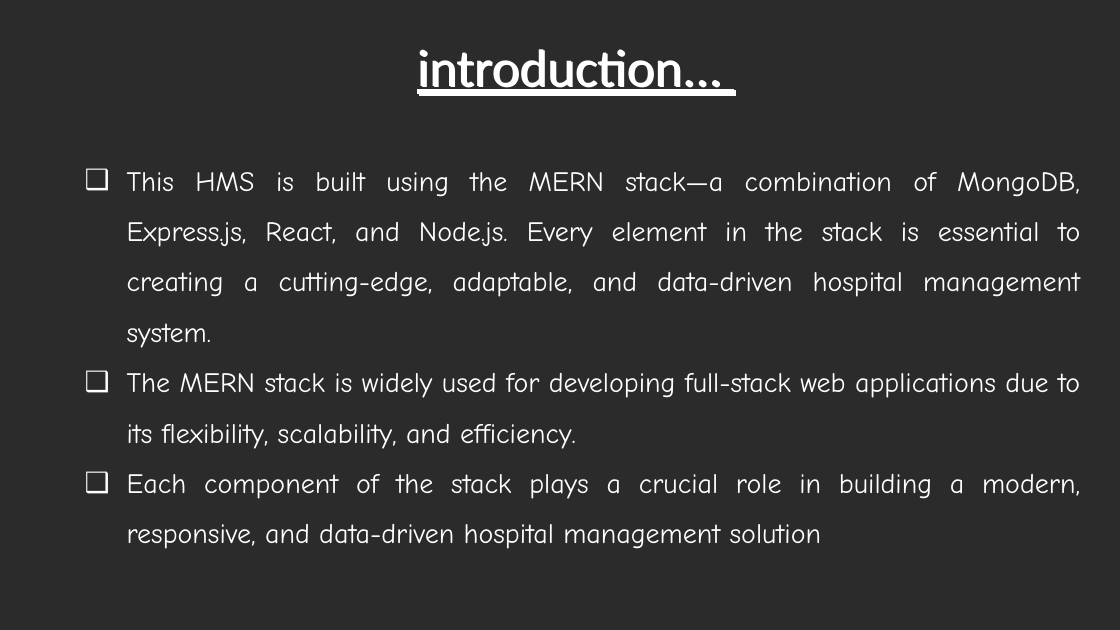
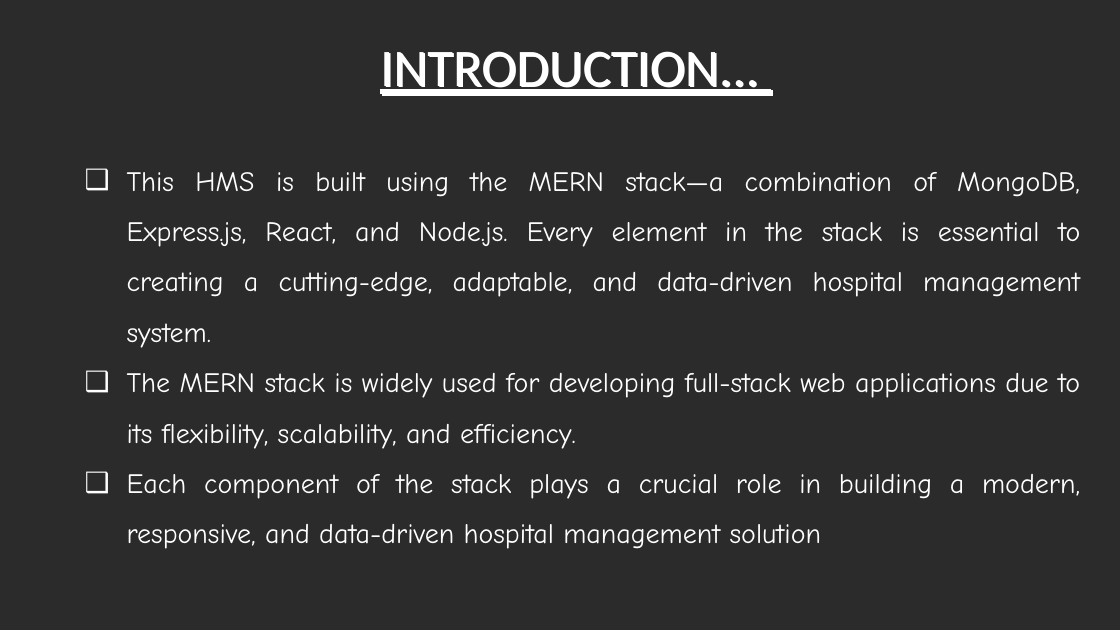
Before and after one commit to Sahithya132002/Final-Year-Project, a slide deck: slide 4 of Review 3.pptx. Drawn at 1120x630 pixels with LibreOffice and Linux fonts; fonts in the diff are those of the drawing; background and template pictures are left out; a plain dark background stands for a picture behind light text. Boxes give left, top, right and bottom in pixels: in the first picture for what was removed or moved away, otherwise in the second. Text is boxed around its words. In the diff, an @@ line names an element or a change of style, - is before the commit and + after.

```diff
--- a/Review 3.pptx
+++ b/Review 3.pptx
@@ title at box(380, 51, 759, 96): text changed @@
-introduction...
+INTRODUCTION...
```
Also in this commit, not shown: 9 other slides changed.
